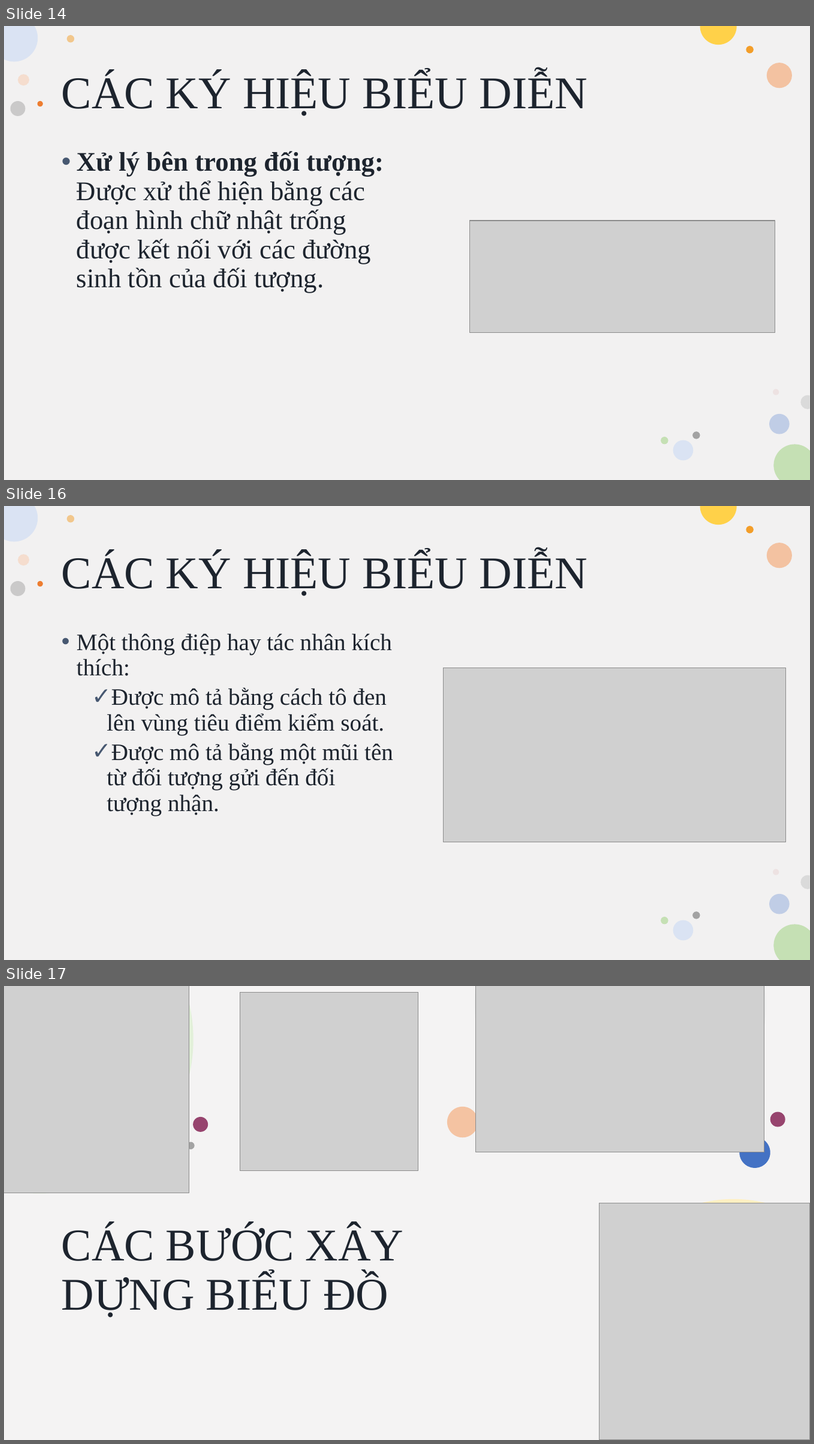
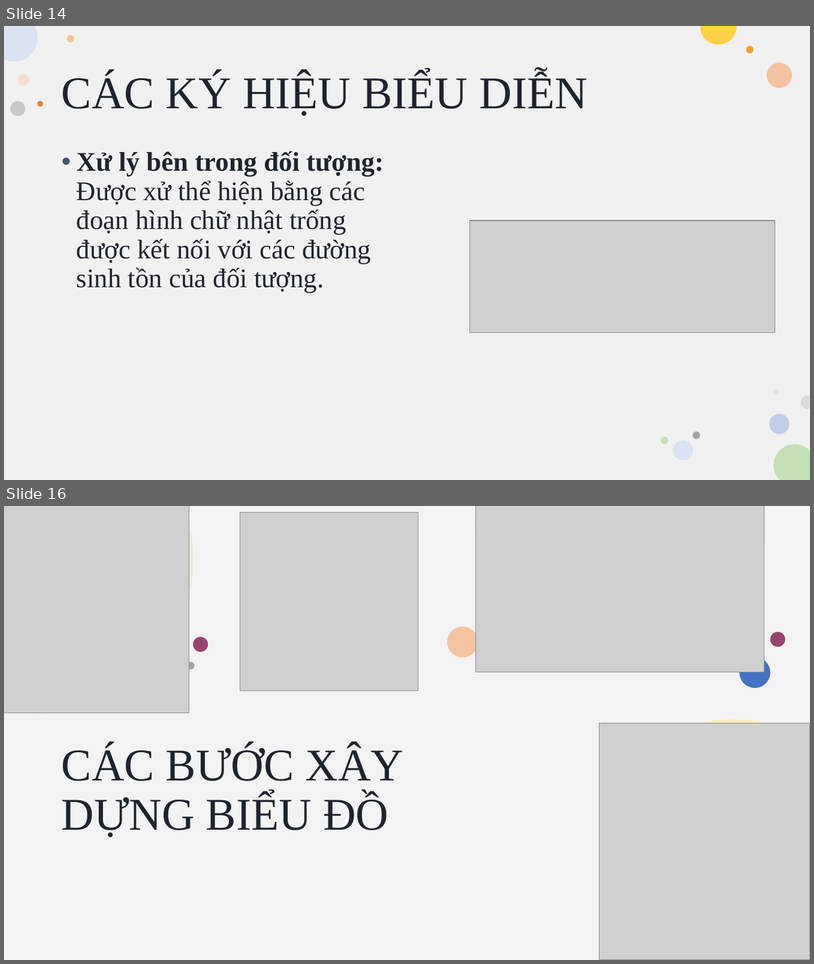
Before and after one commit to Dat0309/Cong-Nghe-Phan-Mem, a slide deck: Ctk43/BIỂU ĐỒ TUẦN TỰ.pptx. Shown one above the other, each under a label of ours: slides 14, 16 and 17 before the commit, slides 14 and 16 after it; the slides between them are not shown. The pictures are 814x1444 and 814x964 pixels, drawn with LibreOffice and Linux fonts; fonts in the diff are those of the drawing; grey boxes stand for pictures. Boxes give left, top, right and bottom in pixels: in the first picture for what was removed or moved away, otherwise in the second. Text is boxed around its words. In the diff, an @@ line names an element or a change of style, - is before the commit and + after.

```diff
--- a/Ctk43/BIỂU ĐỒ TUẦN TỰ.pptx
+++ b/Ctk43/BIỂU ĐỒ TUẦN TỰ.pptx
@@ slide 16 removed at (x1=4, y1=506, x2=810, y2=960), background #FFFFFF; not listed: 16 template elements that a slide beside it also shows @@
@@ title removed at (x1=62, y1=553, x2=587, y2=596) @@
-CÁC KÝ HIỆU BIỂU DIỄN
@@ text removed at (x1=77, y1=633, x2=393, y2=815) @@
-• Một thông điệp hay tác nhân kích thích:
-  ✓ Được mô tả bằng cách tô đen lên vùng tiêu điểm kiểm soát.
-  ✓ Được mô tả bằng một mũi tên từ đối tượng gửi đến đối tượng nhận.
@@ picture removed at (x1=444, y1=667, x2=787, y2=842) @@
@@ what was slide 17 is now slide 16 @@
```
Also in this commit, not shown: 3 slides changed, 1 slide added, 6 other files.
